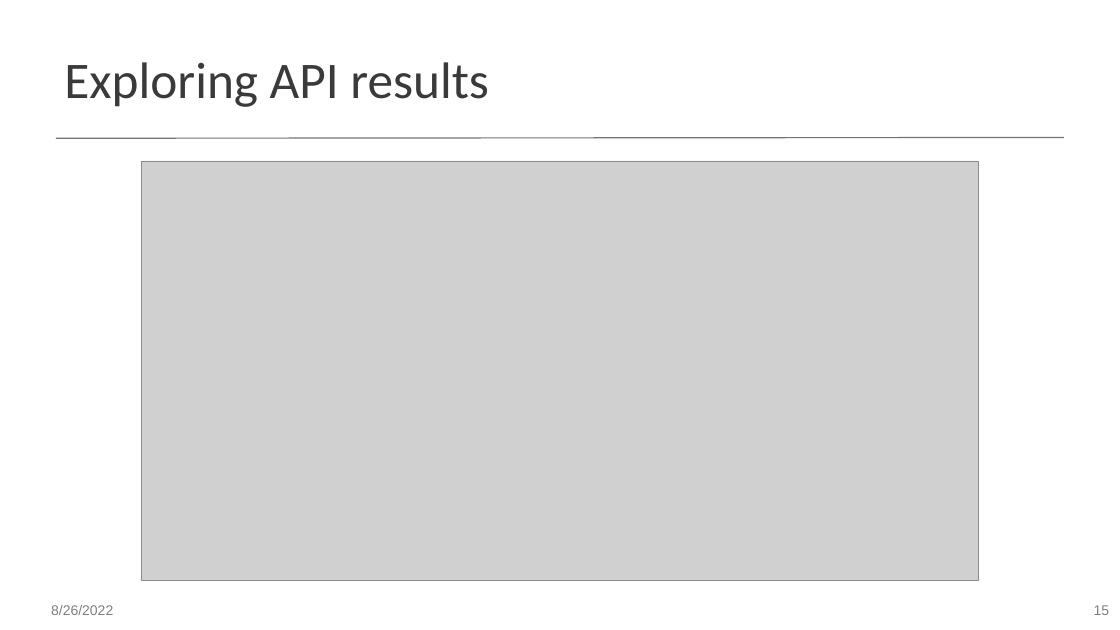
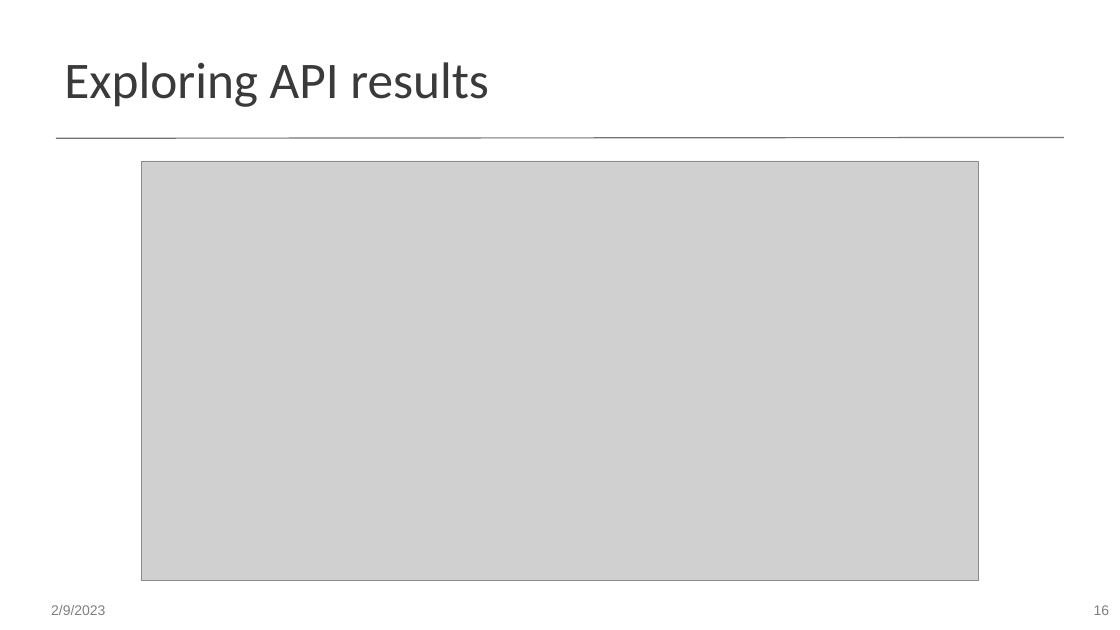
Before and after one commit to worldbank/dec-python-course, a slide deck: slide 16 of 1-foundations/4-api-and-dataviz/Introduction to APIs.pptx (slide 15 before the commit). Drawn at 1120x630 pixels with LibreOffice and Linux fonts; fonts in the diff are those of the drawing; grey boxes stand for pictures. Boxes give left, top, right and bottom in pixels: in the first picture for what was removed or moved away, otherwise in the second. Text is boxed around its words. In the diff, an @@ line names an element or a change of style, - is before the commit and + after.

```diff
--- a/1-foundations/4-api-and-dataviz/Introduction to APIs.pptx
+++ b/1-foundations/4-api-and-dataviz/Introduction to APIs.pptx
@@ text at (51, 605, 105, 615): text changed @@
-8/26/2022
+2/9/2023
@@ page number at (1094, 605, 1110, 615): text changed @@
-15
+16
```
Also in this commit, not shown: 13 other slides changed, 1 slide added, 1 other file.
